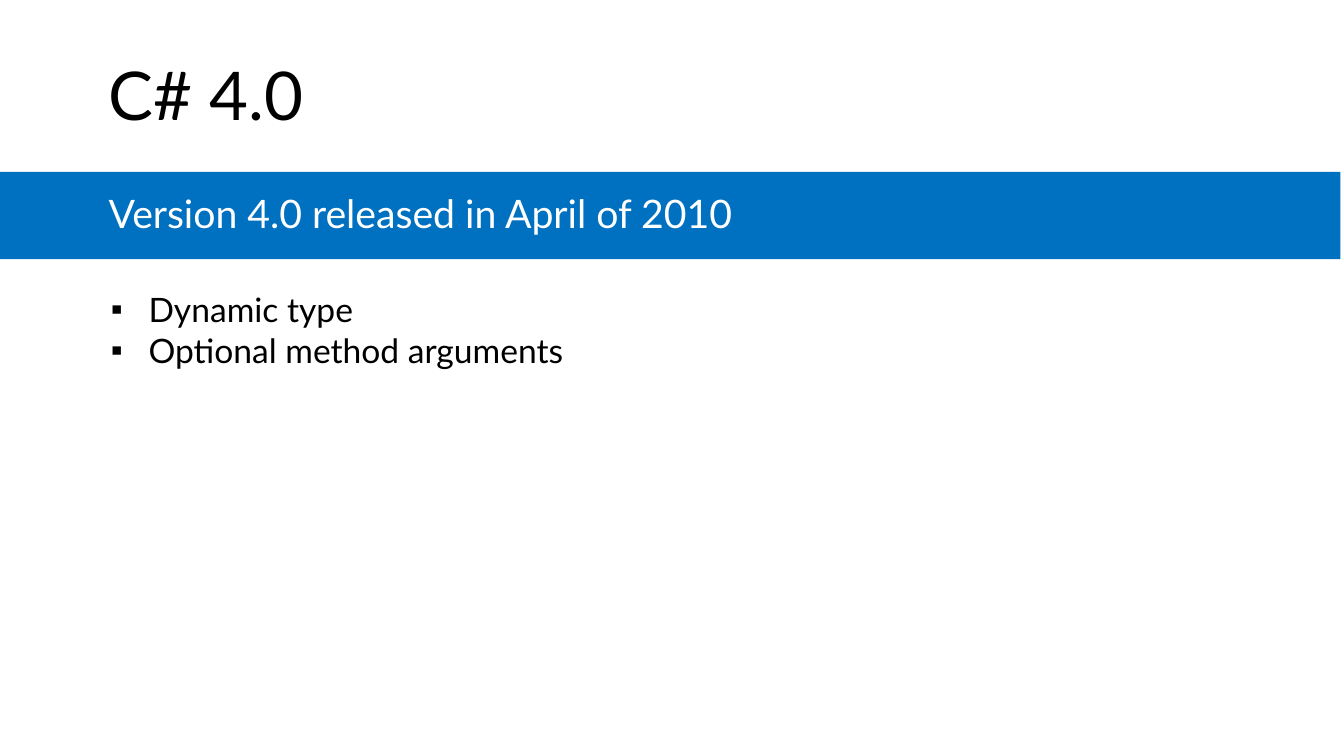
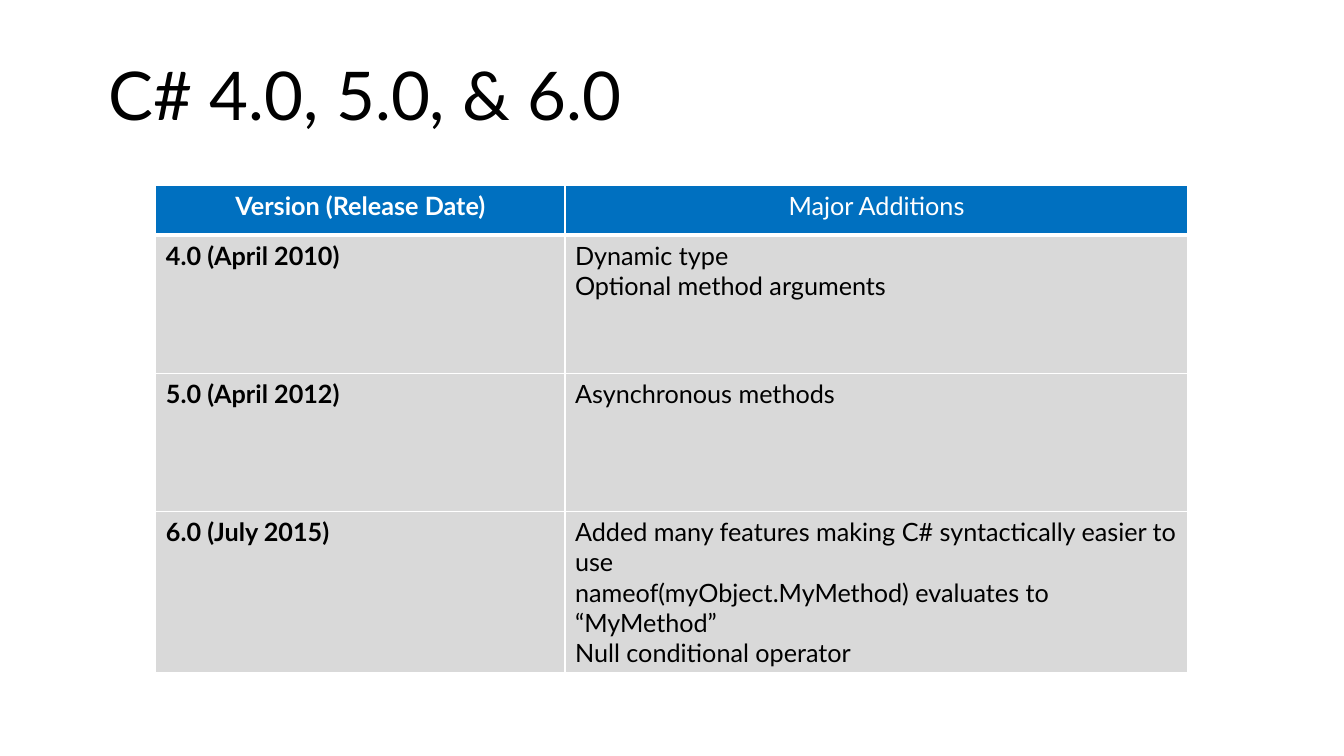
Before and after one commit to microsoft/AcademicContent, a slide deck: slide 30 of Complimentary Course Content/Module3/Lessons/Module3_Lesson03 C# Fundamentals.pptx (slide 12 before the commit). Drawn at 1344x756 pixels with LibreOffice and Linux fonts; fonts in the diff are those of the drawing. Boxes give left, top, right and bottom in pixels: in the first picture for what was removed or moved away, otherwise in the second. Text is boxed around its words. In the diff, an @@ line names an element or a change of style, - is before the commit and + after.

```diff
--- a/Complimentary Course Content/Module3/Lessons/Module3_Lesson03 C# Fundamentals.pptx
+++ b/Complimentary Course Content/Module3/Lessons/Module3_Lesson03 C# Fundamentals.pptx
@@ title at [109, 71, 621, 129]: text changed @@
-C# 4.0
+C# 4.0, 5.0, & 6.0
@@ rectangle removed at [0, 172, 1341, 260] @@
@@ text removed at [109, 199, 732, 235] @@
-Version 4.0 released in April of 2010
@@ table added at [156, 186, 1189, 674], 4 rows, 2 columns @@
+Version (Release Date) | Major Additions
+4.0 (April 2010) | Dynamic type / Optional method arguments
+5.0 (April 2012) | Asynchronous methods
+6.0 (July 2015) | Added many features making C# syntactically easier to use / nameof(myObject.MyMethod) evaluates to “MyMethod” / Null conditional operator
@@ text removed at [149, 297, 563, 369] @@
-▪ Dynamic type
-▪ Optional method arguments
```
Also in this commit, not shown: 2 other slides changed, 3 slides removed, 9 other files.
